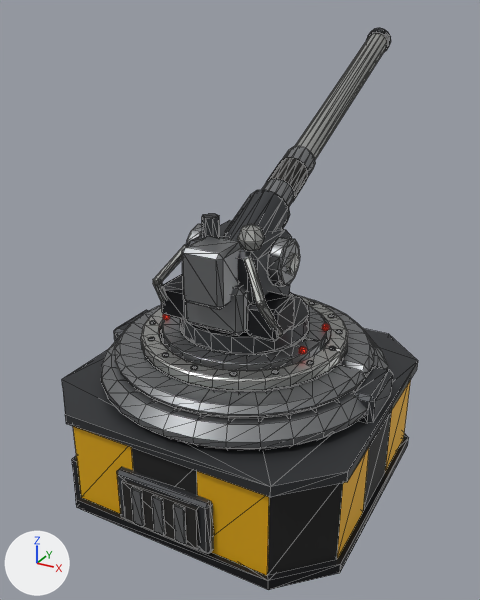
The glTF model client/assets/models/packs/placeholders/artillery-turret.glb, before and after one commit.
Before and after are seen from a 50 mm lens placed at (2.77, -5.12, 4.36), pointed at (-0.35, 0.55, 1.52). The lights are fixed; the arrows at lower left show +X, +Y and +Z. The picture after the commit comes second. Mesh edges are drawn as thin lines. Vertices at exactly the same position are counted once.

The scene before the commit, as lines of its bpy script (objects in view):
```python
me_anim_turret_head = bpy.data.meshes.new('anim_turret_head')
me_anim_turret_head.from_pydata(...)  # 834 vertices, 1552 faces; spans x -0.8..0.8, y -0.8..3.58, z 0.0..2.7
# faces by material slot: [736, 96, 252, 284, 88, 96]
me_anim_turret_head.materials.append(mat_steel_cannon)
me_anim_turret_head.materials.append(mat_lamp_red)
me_anim_turret_head.materials.append(mat_steel_dark_cannon)
me_anim_turret_head.materials.append(mat_steel_light_cannon)
me_anim_turret_head.materials.append(mat_steel_black_cannon)
me_anim_turret_head.materials.append(mat_soot_cannon)
me_body = bpy.data.meshes.new('body')
me_body.from_pydata(...)  # 1250 vertices, 2440 faces; spans x -1.47..1.47, y -1.55..1.47, z 0.0..1.53
# faces by material slot: [28, 64, 64, 588, 104, 1116, 476]
me_body.materials.append(mat_steel_black)
me_body.materials.append(mat_hazard_strong)
me_body.materials.append(mat_hazard_black)
me_body.materials.append(mat_steel_dark)
me_body.materials.append(mat_soot)
me_body.materials.append(mat_steel)
me_body.materials.append(mat_steel_light)
ob_anim_turret_head = bpy.data.objects.new('anim_turret_head', me_anim_turret_head)
ob_anim_turret_head.location = (0.0, 0.0, 1.44)
ob_body = bpy.data.objects.new('body', me_body)
ob_body.location = (0.0, 0.0, 0.0)
```
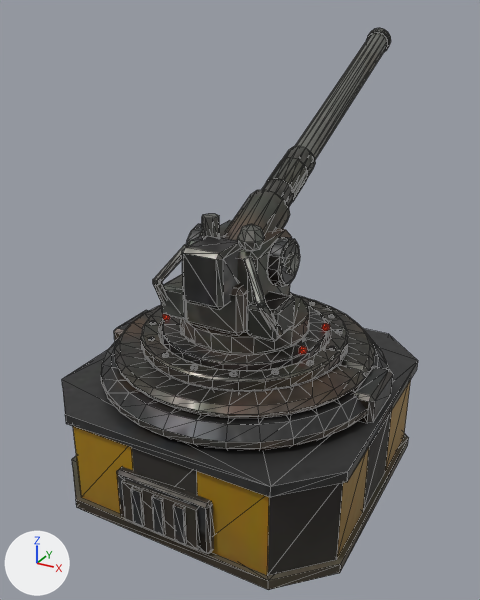
Location of each change, (x1, y1, x2, y2) in pixels of the pictures (480 x 600 px):
part 1 of me_anim_turret_head, surface changed: (153, 28, 391, 370) in both
part 2 of me_anim_turret_head, recoloured: (162, 146, 327, 370) in both
part 3 of me_anim_turret_head, recoloured: (180, 28, 391, 354) in both
part 4 of me_anim_turret_head, recoloured: (153, 33, 387, 337) in both
part 5 of me_anim_turret_head, recoloured: (161, 274, 295, 341) in both
part 6 of me_anim_turret_head, recoloured: (266, 157, 309, 201) in both
part 7 of me_body, recoloured: (72, 433, 409, 590) in both
part 8 of me_body, recoloured (yellow to brown): (73, 380, 411, 575) in both
part 9 of me_body, edited (looks the same): (132, 410, 392, 576) in both
part 10 of me_body, recoloured: (71, 302, 411, 553) in both
part 11 of me_body, edited (looks the same): (122, 331, 329, 550) in both
part 12 of me_body, recoloured (darker): (101, 299, 388, 545) in both
part 13 of me_body, recoloured: (141, 295, 348, 391) in both

Patch to the scene script:
```diff
--- a/client/assets/models/packs/placeholders/artillery-turret.glb.py
+++ b/client/assets/models/packs/placeholders/artillery-turret.glb.py
@@ img_image_0 @@
+img_image_0 = load_image('Image_0', '_unpacked/Image_0', 512, 512, 'sRGB')
@@ img_image_2 @@
+img_image_2 = load_image('Image_2', '_unpacked/Image_2', 512, 512, 'Non-Color')
@@ img_image_1 @@
+img_image_1 = load_image('Image_1', '_unpacked/Image_1', 512, 512, 'Non-Color')
@@ mat_pbr_body @@
+mat_pbr_body = bpy.data.materials.new('pbr_body')
+# uses the picture img_image_0
+# uses the picture img_image_1
+# uses the picture img_image_2
@@ me_anim_turret_head @@
 me_anim_turret_head.from_pydata(...)  # 834 vertices, 1552 faces; spans x -0.8..0.8, y -0.8..3.58, z 0.0..2.7
 # used by ob_anim_turret_head; location = (0.0, 0.0, 1.44)
+# me_anim_turret_head part 1: 1552 kept faces spanning x -0.8..0.8, y -0.8..3.58, z 0.0..2.7 get new texture (UV) coordinates
+# me_anim_turret_head part 2: 736 faces spanning x -0.8..0.8, y -0.8..1.29, z 0.0..1.64 switch from mat_steel_cannon to mat_pbr_body
+# me_anim_turret_head part 3: 252 faces spanning x -0.62..0.62, y -0.62..3.58, z 0.12..2.7 switch from mat_steel_dark_cannon to mat_pbr_body
+# me_anim_turret_head part 4: 284 faces spanning x -0.62..0.62, y -0.72..3.54, z 0.33..2.67 switch from mat_steel_light_cannon to mat_pbr_body
+# me_anim_turret_head part 5: 88 faces spanning x -0.6..0.6, y -0.55..-0.15, z 0.3..0.6 switch from mat_steel_black_cannon to mat_pbr_body
+# me_anim_turret_head part 6: 96 faces spanning x -0.16..0.16, y 0.65..3.57, z 1.11..2.65 switch from mat_soot_cannon to mat_pbr_body
 me_anim_turret_head.materials.append(mat_lamp_red)
@@ me_body @@
 me_body.from_pydata(...)  # 1250 vertices, 2440 faces; spans x -1.47..1.47, y -1.55..1.47, z 0.0..1.53
 # used by ob_body; location = (0.0, 0.0, 0.0)
+# me_body part 7: 28 faces spanning x -1.47..1.47, y -1.47..1.47, z 0.0..0.1 switch from mat_steel_black to mat_pbr_body
+# me_body part 8: 64 faces spanning x -1.43..1.43, y -1.43..1.43, z 0.1..0.95 switch from mat_hazard_strong to mat_pbr_body
+# me_body part 9: 64 faces spanning x -1.43..1.43, y -1.43..1.43, z 0.1..0.95 switch from mat_hazard_black to mat_pbr_body
+# me_body part 10: 588 faces spanning x -1.47..1.47, y -1.5..1.47, z 0.12..1.53 switch from mat_steel_dark to mat_pbr_body
+# me_body part 11: 104 faces spanning x -0.82..0.82, y -1.53..0.82, z 0.18..1.45 switch from mat_soot to mat_pbr_body
+# me_body part 12: 1116 faces spanning x -1.4..1.39, y -1.55..1.4, z 0.2..1.4 switch from mat_steel to mat_pbr_body
+# me_body part 13: 476 faces spanning x -1.0..1.0, y -1.0..1.0, z 1.4..1.52 switch from mat_steel_light to mat_pbr_body
```
